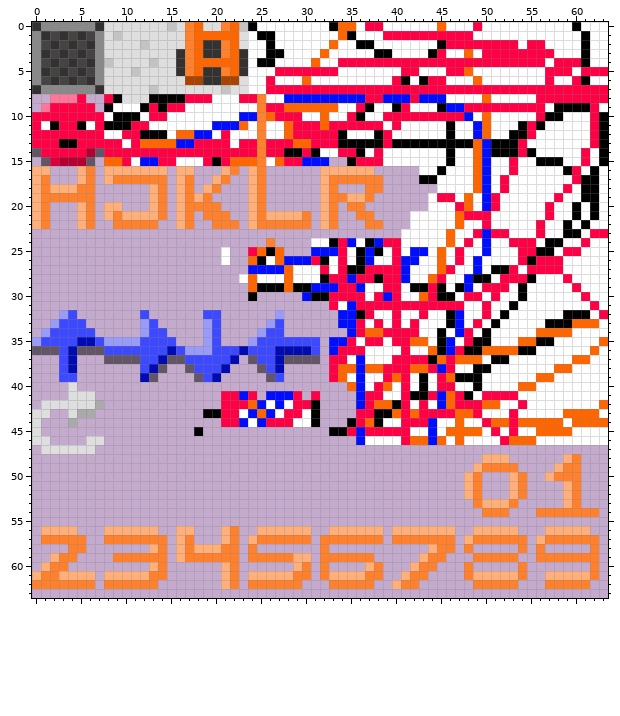
One commit to this pixel-art sprite: resources/sprites.png. Above, as it was before the edit.
The file is 64x64 pixels. Colours within 5 levels of each other are drawn and written as one.
Now the later version:
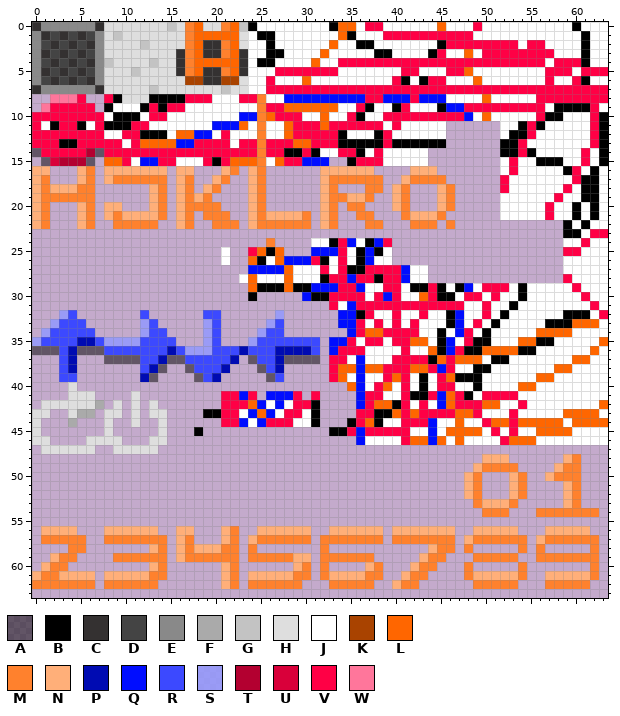
Palette (. is transparent): A #0000007f  B #000000  C #343131  D #444444  E #898989  F #aaaaaa  G #c3c3c3  H #dedede  J #ffffff  K #a94300  L #ff6600  M #ff812d  N #ffaf79  P #000bb2  Q #000dff  R #3c49ff  S #9198ffd0  T #b30030  U #d9003a  V #ff0045  W #ff769b
From old to new:
y 11..12: x 46..51 BJJQLJ -> ......
y 13: x 46..51 BBBLQB -> ......
y 14: x 44..51 JJBJJLQB -> ........
y 15: x 44..51 JJBJJLQJ -> ........
y 16: x 42..51 .JJBJJJLQJ -> NNN.......
y 17: x 41..51 ..BBJJJJLQJ -> NMMMM......
y 18: x 40..41 .. -> NM; x 45..51 JJJJLQJ -> NM.....
y 19: x 40..41 .. -> NM; x 44..51 JVVJLJQV -> .NM.....
y 20: x 40..41 .. -> NM; x 44..51 JJJVLJQV -> .NM.....
y 21: x 41..51 .JJJJJLVVVJ -> MNNNM......
y 22: x 42..58 JJJJJLJJVJJJJJVJJ -> MMM.M............
y 23: x 41..58 JJJJJLJJVQVVJJJVJJ -> ..................
y 24: x 40..58 VJJJJJLJVJQJJVVVJBB -> ...................
y 25: x 40..58 VJQQJLJVJJQJJJVVBBJ -> ...................
y 26: x 40..58 VQQJJLJVJQJJJJVBVVV -> ...................
y 27: x 44..58 JLVJJQJBBVJVVVV -> ...............
y 28: x 44..58 LVJJQBBJVVVBJJJ -> ...............
y 41: x 11 . -> H
y 42: x 9 . -> H; x 11 . -> H; x 13 . -> H
y 43: x 8..9 .. -> HH; x 11 . -> H; x 13..14 .. -> HH
y 44: x 8 . -> H; x 11 . -> H; x 14 . -> H
y 45: x 8 . -> H; x 14 . -> H
y 46: x 8..9 .. -> HH; x 13..14 .. -> HH
y 47: x 9..13 ..... -> HHHHH
Changed places in both pictures, as pixel boxes (x1, y1, x2, y2):
changed: (392, 121, 563, 283)
added: (104, 391, 167, 454)
